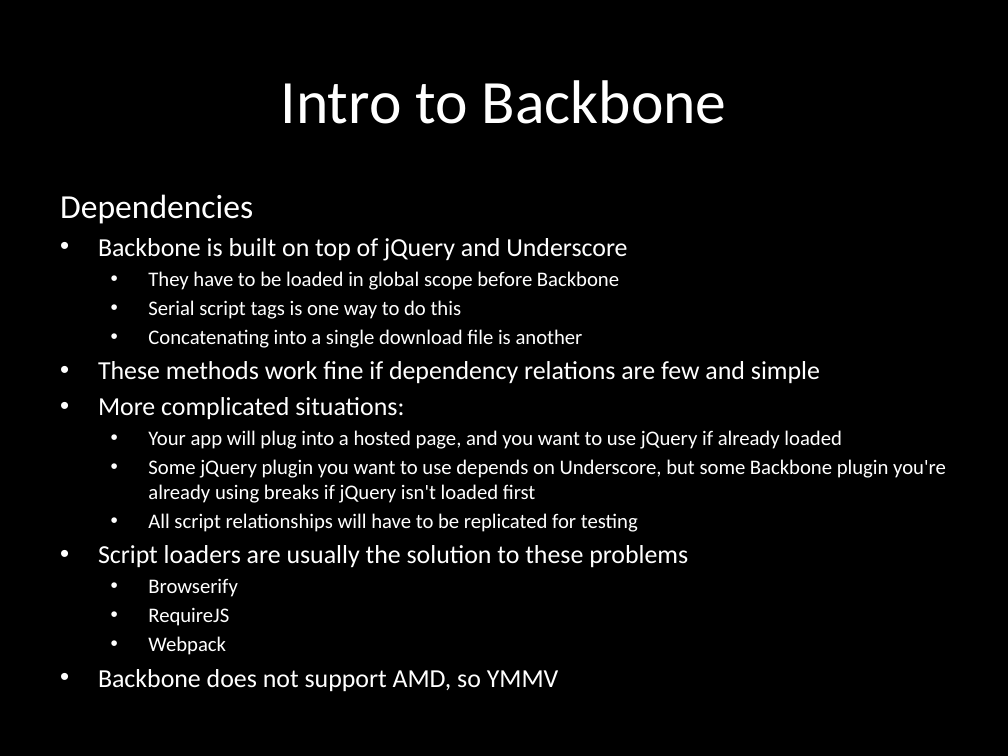
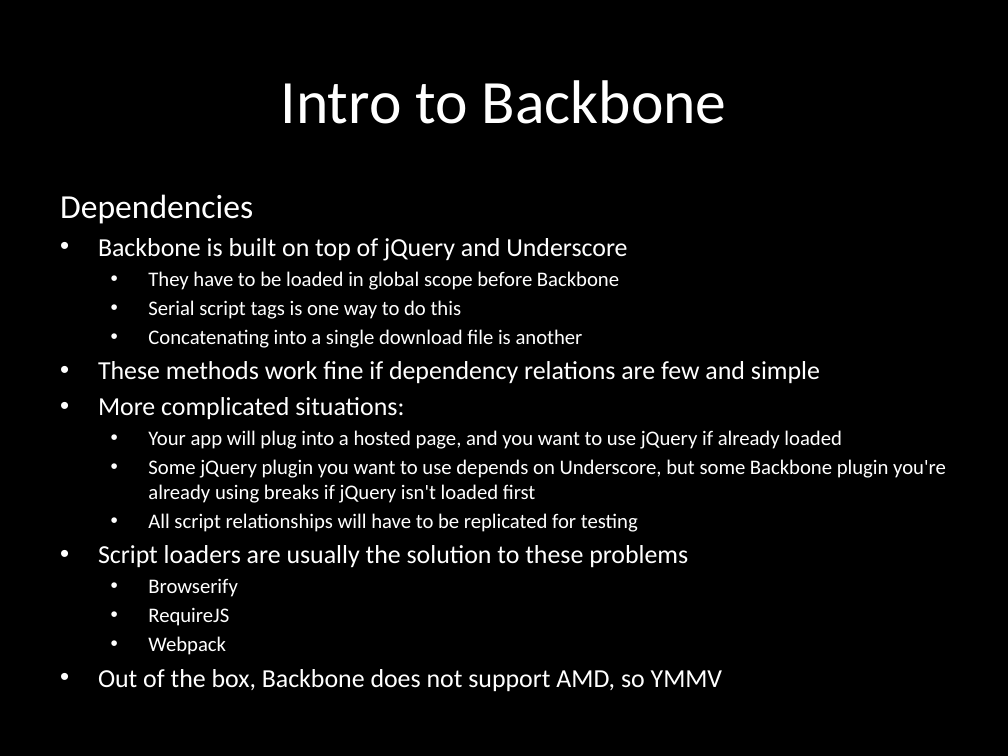
Before and after one commit to eliasjames/training-macys-20160929, a slide deck: slide 9 of slides/Backbone Slides Day 1.pptx. Drawn at 1008x756 pixels with LibreOffice and Linux fonts; fonts in the diff are those of the drawing. Boxes give left, top, right and bottom in pixels: in the first picture for what was removed or moved away, otherwise in the second. Text is boxed around its words. In the diff, an @@ line names an element or a change of style, - is before the commit and + after.

Commit message:
Slides

```diff
--- a/slides/Backbone Slides Day 1.pptx
+++ b/slides/Backbone Slides Day 1.pptx
@@ subtitle at (98, 669, 723, 692): text changed @@
-• Backbone does not support AMD, so YMMV
+• Out of the box, Backbone does not support AMD, so YMMV
```
Also in this commit, not shown: 3 other slides changed, 2 other files.
